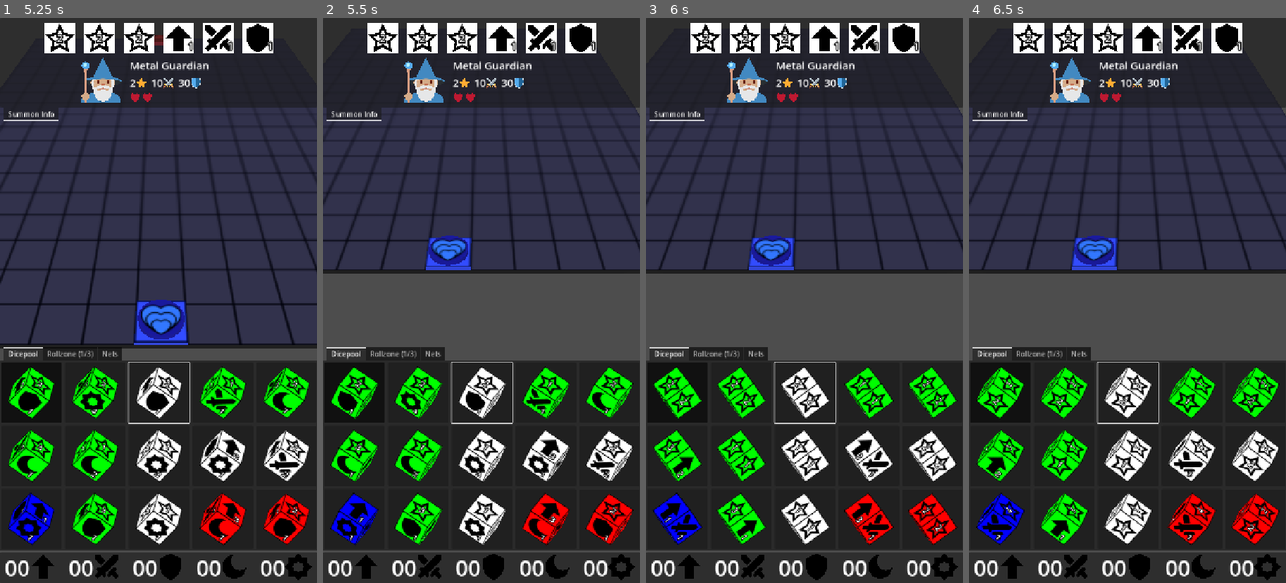
Above: before the commit, frames 1-4 (left to right).
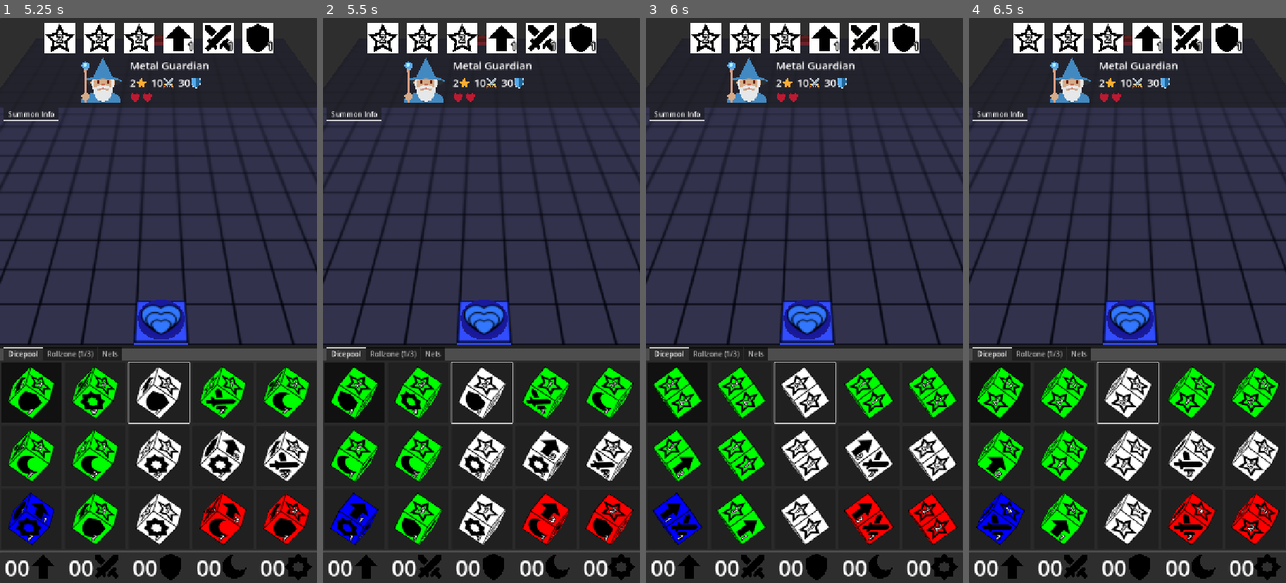
Above: after the commit, the same moments.

Repository: francocurotto/DDMre
Game: Godot game, scene res://scenes/duel.tscn
The game is run twice, just before and just after one commit, with the same random seed, the same clock (stepped at 60 frames per second) and the same inputs. The engine's default icon, where the game draws it, is replaced by a stand-in: a white triangle on a blue panel in a dark square.
Inputs (mouse positions are in pixels of both pictures, inside the frame that each line leads up to):
- Up to frame 1 (5.25 s): click (31, 390) at 0.52 s; click (31, 390) at 1.27 s; click (31, 390) at 2.02 s; move the mouse to (228, 272) at 2.77 s; click (228, 272) at 2.92 s; drag from (95, 328) to (142, 413) at 3.52 s; move the mouse to (190, 176) at 4.27 s; click (190, 176) at 4.42 s; drag from (142, 413) to (63, 215) at 5.02 s
- Up to frame 2 (5.5 s): no input
- Up to frame 3 (6 s): move the mouse to (899, 385) at 5.77 s; click (899, 385) at 5.92 s
- Up to frame 4 (6.5 s): no input

Frame 1 is identical in both runs. In frame 2, 16% of the frame differs, in the area x 0-100%, y 3-59%; in frame 3, 16%; in frame 4, 16%.

Commit message:
progress in dimension

Diff:
--- a/source/scenes/dungeon/dungeon.gd
+++ b/source/scenes/dungeon/dungeon.gd
@@ -143,6 +143,7 @@
 func dimension_the_dice():
 	dimension_started.emit()
 	dimdice.position.y = 0.5
+	pass
 	#TODO finish
 
 func apply_dimdice_shake(t: float) -> void:
--- a/source/scenes/player_gui/dice_gui/rollzone/rollzone.gd
+++ b/source/scenes/player_gui/dice_gui/rollzone/rollzone.gd
@@ -34,6 +34,7 @@
 	controls.set_raycast(%SubViewport)
 	controls.touch_pressed.connect(on_touch_pressed)
 	controls.drag_released.connect(on_drag_released)
+	Globals.dungeon.dimension_started.connect(remove_triplet)
 #endregion
 
 #region public functions
@@ -82,6 +83,10 @@
 func set_triplet_rollable(rollable):
 	for dice in get_triplet():
 		dice.rollable = rollable
+
+func remove_triplet():
+	for dice in %Triplet.get_children():
+		dice.queue_free()
 
 func roll_dice(velocity):
 	rolling = true
--- a/source/scenes/player_gui/touch_controls/touch_controls.gd
+++ b/source/scenes/player_gui/touch_controls/touch_controls.gd
@@ -24,6 +24,7 @@
 #endregion
 
 #region private variables
+var touch_flag : bool = false ## true if touched
 var drag_flag : bool = false ## true if dragging
 var threshold_flag : bool = false ## true if threshold was exceeded
 #endregion
@@ -33,9 +34,10 @@
 	if not disabled:
 		if get_global_rect().has_point(event.position):
 			if event is InputEventScreenTouch and event.pressed:
+				touch_flag = true
 				touch_position = viewport.get_mouse_position()
 				touch_pressed.emit()
-			elif event is InputEventScreenDrag:
+			elif event is InputEventScreenDrag and touch_flag:
 				drag_flag = true
 				velocity = event.velocity
 				dragging.emit()
@@ -62,6 +64,7 @@
 
 #region private functions
 func reset_flags():
+	touch_flag = false
 	drag_flag = false
 	threshold_flag = false
 
Not shown, changed: TODO.md
